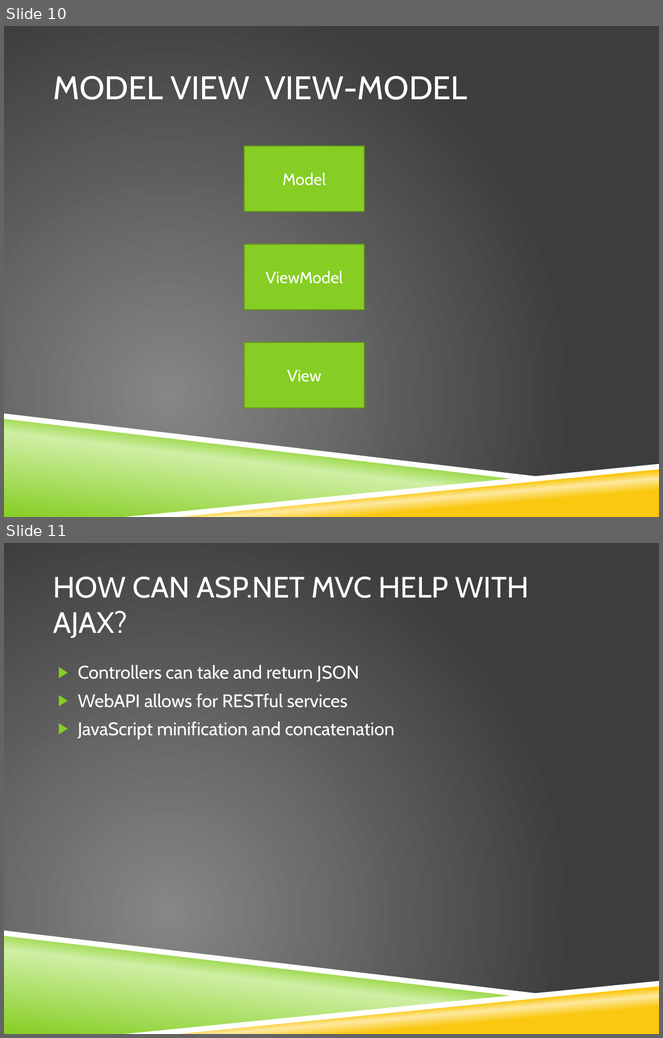
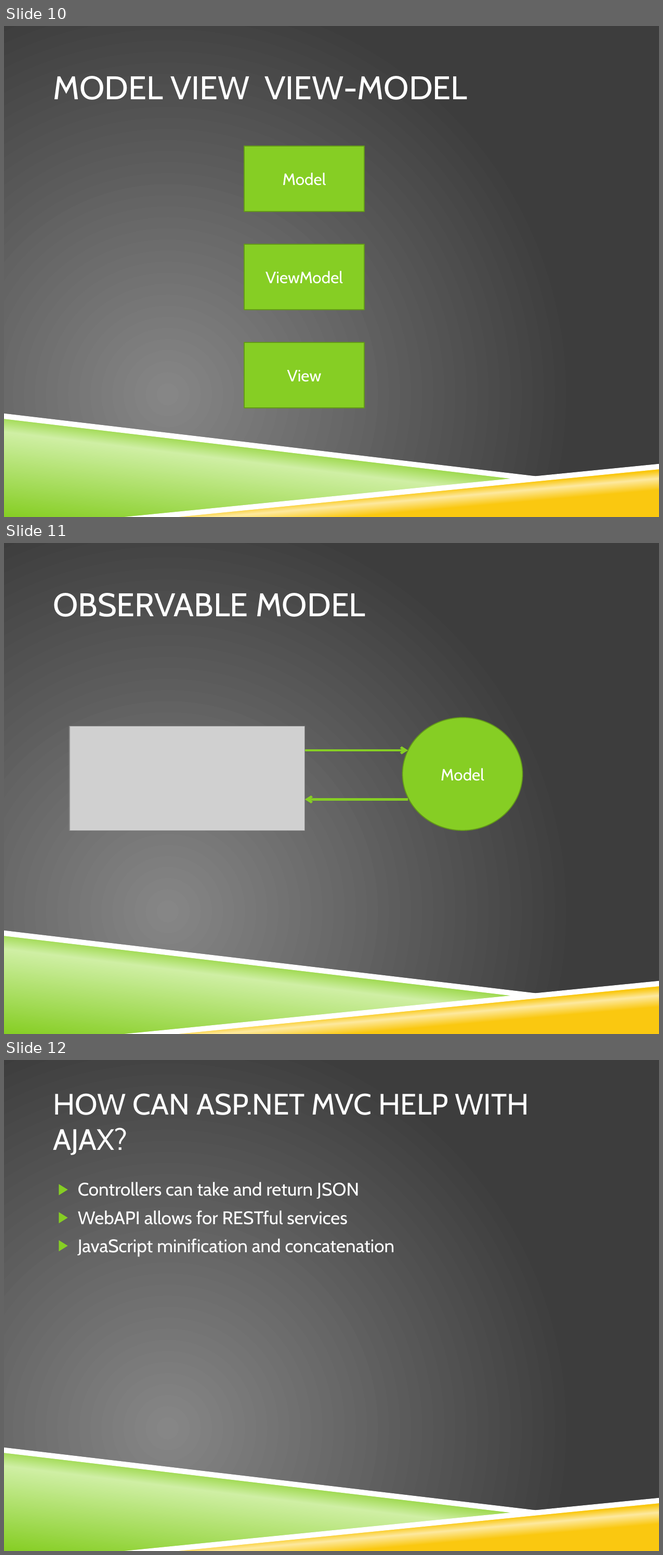
Before and after one commit to stimms/SinglePageApplications, a slide deck: Building Single page applications.pptx. Shown one above the other, each under a label of ours: slides 10 and 11 before the commit, slides 10, 11 and 12 after it. The pictures are 663x1038 and 663x1555 pixels, drawn with LibreOffice and Linux fonts; fonts in the diff are those of the drawing; grey boxes stand for pictures; background and template pictures are left out. Boxes give left, top, right and bottom in pixels: in the first picture for what was removed or moved away, otherwise in the second. Text is boxed around its words. In the diff, an @@ line names an element or a change of style, - is before the commit and + after.

```diff
--- a/Building Single page applications.pptx
+++ b/Building Single page applications.pptx
@@ slide 11 added at box(4, 543, 659, 1034), background picture (left out); not listed: 4 template elements that a slide beside it also shows @@
@@ title added at box(53, 593, 365, 617), 36 pt, text #FFFFFF @@
+OBSERVABLE MODEL
@@ picture added at box(70, 727, 305, 831) @@
@@ ellipse added at box(402, 718, 522, 831), fill #86CE24, outline #63981B 1 pt, 18 pt, text #FFFFFF @@
+Model
@@ arrow added from (305, 750) to (408, 750), #86CE24 2.5 pt @@
@@ arrow added from (408, 800) to (305, 800), #86CE24 2.5 pt @@
@@ what was slide 11 is now slide 12 @@
```
Also in this commit, not shown: 1 slide changed, 5 other slides added, 1 slide removed.
